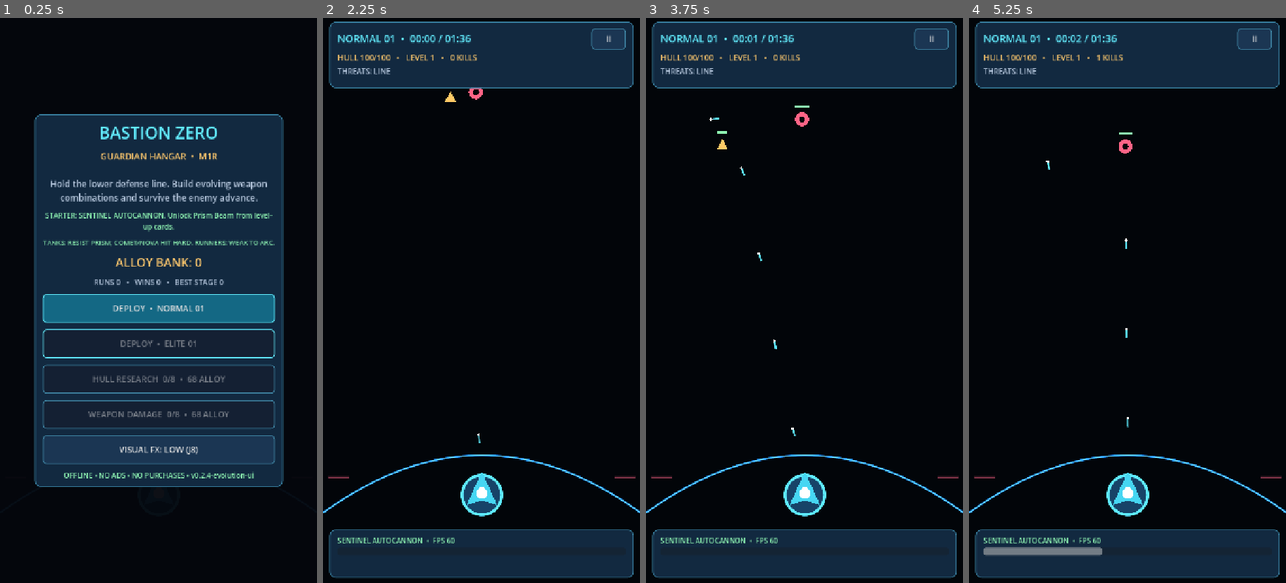
Above: before the commit, frames 1-4 (left to right).
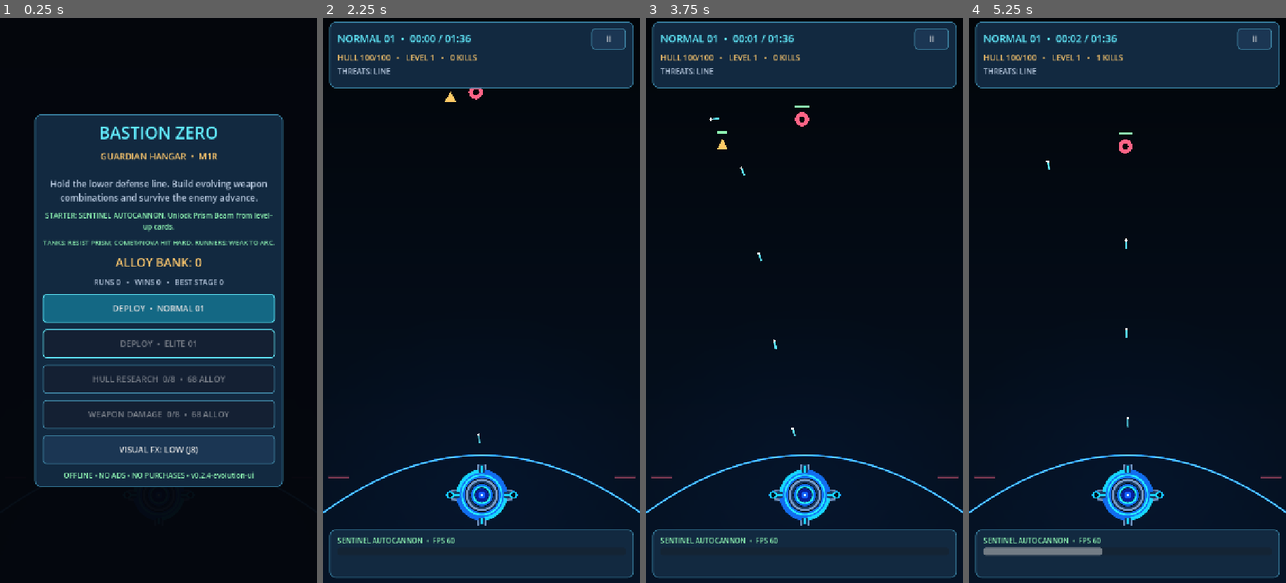
Above: after the commit, the same moments.

Repository: dante-souza/bastion_zero
Game: Godot game, scene res://scenes/main.tscn
Same seed, same stepped clock (60 frames per second), same inputs: the game is played once before the commit and once after it.
Inputs:
- Up to frame 1 (0.25 s): no input
- Up to frame 2 (2.25 s): click "DEPLOY • NORMAL 01" at 0.5 s; click "II" at 1.25 s; click "RESUME" at 2 s
- Up to frame 3 (3.75 s): click "II" at 2.75 s; click "RESUME" at 3.5 s
- Up to frame 4 (5.25 s): click "II" at 4.25 s; click "RESUME" at 5 s

The runs differ from the first frame. In frame 2, 20% of the frame differs, in the area x 0-100%, y 66-100%; in frame 3, 20%; in frame 4, 20%.

Commit message:
feat(visual): draw four-module Guardian and smooth arena aura (B.1)

Diff:
--- a/scripts/arena.gd
+++ b/scripts/arena.gd
@@ -669,13 +669,7 @@
 
 func _draw() -> void:
     ArenaBackground.draw_to(self, low_fx, _visual_clock)
-    draw_circle(G, 48.0, VisualProfile.GUARDIAN_HULL)
-    draw_arc(G, 45.0, 0, TAU, 36, CYAN, 5.0, true)
-    draw_colored_polygon(PackedVector2Array([
-        G + Vector2(0, -54), G + Vector2(35, 24),
-        G + Vector2(0, 12), G + Vector2(-35, 24)
-    ]), VisualProfile.GUARDIAN_CORE)
-    draw_circle(G + Vector2(0, -4), 13.0, Color.WHITE)
+    GuardianRenderer.draw_to(self, G, low_fx, _visual_clock)
     for enemy in enemies:
         var at: Vector2 = enemy["pos"]
         var radius: float = enemy["radius"]
--- a/scripts/arena_background.gd
+++ b/scripts/arena_background.gd
@@ -1,11 +1,14 @@
 class_name ArenaBackground
 extends RefCounted
 
-## Phase A — cheap, deterministic background geometry. Nothing here controls
-## collisions, enemy spawning, guardian position, or progression.
+## Phase A horizon + Phase B.1 smoother near-black-to-navy gradient and
+## Guardian-centered radial falloff. Pure presentation; no gameplay rules.
 const SEGMENTS := 48
 const CREST_Y := 990.0
 const EDGE_Y := 1120.0
+const RADIAL_SECTORS := 32
+const AURA_CENTER := Vector2(360.0, 1050.0)
+const AURA_RADIUS := Vector2(440.0, 400.0)
 
 ## Sparse, fixed-position details for full-FX only. Kept away from the HUD.
 const SPECKS := [
@@ -27,7 +30,34 @@
     return path
 
 static func draw_to(canvas: CanvasItem, reduced_fx: bool, visual_time: float) -> void:
-    canvas.draw_rect(Rect2(Vector2.ZERO, GameCatalog.WORLD_SIZE), VisualProfile.BACKDROP, true)
+    # Four-vertex interpolated colors: one smooth vertical gradient, not bands.
+    var w: float = GameCatalog.WORLD_SIZE.x
+    var h: float = GameCatalog.WORLD_SIZE.y
+    canvas.draw_polygon(
+        PackedVector2Array([Vector2(0, 0), Vector2(w, 0), Vector2(w, h), Vector2(0, h)]),
+        PackedColorArray([
+            VisualProfile.BACKDROP, VisualProfile.BACKDROP,
+            VisualProfile.BACKDROP_BOTTOM, VisualProfile.BACKDROP_BOTTOM
+        ])
+    )
+
+    # Small vertex-colored fan makes a smoothly fading blue aura behind the
+    # Guardian. At J8 low-FX, 20 triangles; full-FX uses 32. No shader/bloom.
+    var sectors: int = 20 if reduced_fx else RADIAL_SECTORS
+    var tint: Color = VisualProfile.GUARDIAN_AURA
+    if reduced_fx:
+        tint.a *= 0.60
+    var edge_tint := Color(tint.r, tint.g, tint.b, 0.0)
+    for i in range(sectors):
+        var a0: float = TAU * float(i) / float(sectors)
+        var a1: float = TAU * float(i + 1) / float(sectors)
+        var p0 := AURA_CENTER + Vector2(cos(a0) * AURA_RADIUS.x, sin(a0) * AURA_RADIUS.y)
+        var p1 := AURA_CENTER + Vector2(cos(a1) * AURA_RADIUS.x, sin(a1) * AURA_RADIUS.y)
+        canvas.draw_polygon(
+            PackedVector2Array([AURA_CENTER, p0, p1]),
+            PackedColorArray([tint, edge_tint, edge_tint])
+        )
+
     if not reduced_fx:
         for speck in SPECKS:
             canvas.draw_circle(speck, 1.25, VisualProfile.BACKGROUND_SPECK)
--- /dev/null
+++ b/scripts/guardian_renderer.gd
@@ -0,0 +1,88 @@
+class_name GuardianRenderer
+extends RefCounted
+
+## Visual Phase B.1: original procedural approximation of the selected
+## four-cardinal-module / circular eye Guardian. Pure drawing, no game rules.
+## All coordinates are logical canvas units, centered at GameCatalog.GUARDIAN.
+## Static orientation is intentional; Phase B.2 will link actual muzzle/aim vectors.
+const OUTER_RADIUS := 54.0
+const MODULE_TIP_RADIUS := 72.0
+const CORE_RADIUS := 15.0
+const RING_SEGMENTS := 4
+const MODULE_DIRECTIONS: Array[Vector2] = [
+    Vector2.UP, Vector2.RIGHT, Vector2.DOWN, Vector2.LEFT
+]
+
+static func draw_to(canvas: CanvasItem, center: Vector2, low_fx: bool, visual_time: float) -> void:
+    var metal := VisualProfile.GUARDIAN_METAL
+    var navy := VisualProfile.GUARDIAN_SHADOW
+    var cyan := VisualProfile.GUARDIAN_CORE
+    var royal := VisualProfile.GUARDIAN_RING_BLUE
+
+    # B.1: subtle active-reactor breathing, independent of simulation and hit logic.
+    var pulse: float = 0.5 + 0.5 * sin(visual_time * 1.7)
+    if not low_fx:
+        canvas.draw_circle(center, 59.0, Color(0.06, 0.47, 0.90, 0.11 + pulse * 0.025))
+        canvas.draw_arc(center, 59.0, 0.0, TAU, 48, Color(0.07, 0.68, 1.0, 0.19), 3.0, true)
+
+    # Pod housings sit behind the circular armor. Left/right are future
+    # physical Sentinel gun mounts; they do NOT relocate B.1 projectiles.
+    for direction in MODULE_DIRECTIONS:
+        _draw_module(canvas, center, direction, low_fx)
+
+    # One bold cyan armor ring, four split blue panels and a dark inset.
+    canvas.draw_circle(center, 49.0, navy)
+    canvas.draw_arc(center, 45.0, 0.0, TAU, 48, royal, 11.0, true)
+    canvas.draw_arc(center, 45.0, 0.0, TAU, 48, cyan, 3.0, true)
+    for i in range(RING_SEGMENTS):
+        var from_angle: float = TAU * float(i) / float(RING_SEGMENTS) + 0.14
+        var to_angle: float = TAU * float(i + 1) / float(RING_SEGMENTS) - 0.14
+        canvas.draw_arc(center, OUTER_RADIUS, from_angle, to_angle, 12,
+            VisualProfile.GUARDIAN_RING_LIGHT if i % 2 == 0 else royal, 6.5, true)
+
+    canvas.draw_circle(center, 35.0, metal)
+    canvas.draw_arc(center, 34.0, 0.0, TAU, 40, VisualProfile.GUARDIAN_STEEL, 4.0, true)
+    canvas.draw_circle(center, 27.0, navy)
+    canvas.draw_arc(center, 23.0, 0.0, TAU, 40, royal, 3.0, true)
+    canvas.draw_circle(center, CORE_RADIUS + 4.0, Color("#030d28"))
+    canvas.draw_arc(center, CORE_RADIUS + 4.0, 0.0, TAU, 32, cyan, 3.0, true)
+    canvas.draw_circle(center, CORE_RADIUS, VisualProfile.GUARDIAN_LENS)
+    canvas.draw_circle(center, 8.5, VisualProfile.GUARDIAN_LENS_INNER)
+    canvas.draw_circle(center, 3.0 + pulse * (0.8 if not low_fx else 0.2),
+        VisualProfile.GUARDIAN_EYE)
+    if not low_fx:
+        canvas.draw_circle(center + Vector2(-4.7, -5.1), 3.4, Color(0.76, 0.96, 1.0, 0.33))
+        canvas.draw_circle(center + Vector2(3.0, 8.0), 1.5, Color(0.3, 0.78, 1.0, 0.50))
+
+
+static func module_point(center: Vector2, direction: Vector2) -> Vector2:
+    return center + direction * MODULE_TIP_RADIUS
+
+
+static func _draw_module(canvas: CanvasItem, center: Vector2, direction: Vector2, low_fx: bool) -> void:
+    var across := Vector2(-direction.y, direction.x)
+    var root: Vector2 = center + direction * 43.0
+    var end: Vector2 = center + direction * 68.0
+    var half_width: float = 12.0 if absf(direction.x) > 0.5 else 10.0
+    var plate := PackedVector2Array([
+        root - across * (half_width + 3.0),
+        root + across * (half_width + 3.0),
+        end + across * half_width,
+        end - across * half_width
+    ])
+    canvas.draw_colored_polygon(plate, VisualProfile.GUARDIAN_METAL)
+    canvas.draw_line(root - across * half_width, end - across * (half_width - 2.0),
+        VisualProfile.GUARDIAN_STEEL, 2.0, true)
+    canvas.draw_line(root + across * half_width, end + across * (half_width - 2.0),
+        VisualProfile.GUARDIAN_STEEL, 2.0, true)
+    canvas.draw_line(root + direction * 6.0, end - direction * 3.0,
+        VisualProfile.GUARDIAN_RING_LIGHT, 4.0, true)
+    if absf(direction.x) > 0.5:
+        # Hollow outlet reads as a mechanical gun-port on either side.
+        var port: Vector2 = module_point(center, direction)
+        canvas.draw_circle(port, 9.0, VisualProfile.GUARDIAN_RING_BLUE)
+        canvas.draw_circle(port, 5.5, VisualProfile.GUARDIAN_SHADOW)
+        canvas.draw_arc(port, 7.0, 0.0, TAU, 20, VisualProfile.GUARDIAN_RING_LIGHT, 2.0, true)
+    elif not low_fx:
+        canvas.draw_line(end - across * 8.0, end + across * 8.0,
+            VisualProfile.GUARDIAN_RING_BLUE, 3.0, true)
--- a/scripts/visual_profile.gd
+++ b/scripts/visual_profile.gd
@@ -3,7 +3,7 @@
 
 ## Original arcade palette, based on broad aesthetic observations of
 ## user-provided reference video. No third-party game assets are used.
-## Phase A updates only world backdrop/horizon; other silhouettes remain M1R.
+## Phase B.1 adds the Guardian palette and a restrained, smoothly shaded arena.
 const BACKDROP := Color("#020509")
 const HORIZON_BLUE := Color("#168BFF")
 const HORIZON_CORE := Color("#67D8FF")
@@ -11,8 +11,19 @@
 const HORIZON_HALO_INNER := Color(0.12, 0.70, 1.0, 0.17)
 const BACKGROUND_SPECK := Color(0.24, 0.43, 0.60, 0.17)
 const BREACH := Color("#ff6486")
+const BACKDROP_MID := Color("#030a16")
+const BACKDROP_BOTTOM := Color("#061325")
+const GUARDIAN_AURA := Color(0.04, 0.25, 0.60, 0.16)
 const GUARDIAN_HULL := Color("#174368")
-const GUARDIAN_CORE := Color("#46d6f2")
+const GUARDIAN_CORE := Color("#24EAFF")
+const GUARDIAN_RING_LIGHT := Color("#17D7FF")
+const GUARDIAN_RING_BLUE := Color("#126DEF")
+const GUARDIAN_STEEL := Color("#789BC8")
+const GUARDIAN_METAL := Color("#18365C")
+const GUARDIAN_SHADOW := Color("#030D1D")
+const GUARDIAN_LENS := Color("#071F9B")
+const GUARDIAN_LENS_INNER := Color("#135FFC")
+const GUARDIAN_EYE := Color("#DAFFFF")
 const TARGET_LOCK := Color("#ffca66")
 const RUNNER := Color("#ffca66")
 const TANK := Color("#7894ff")
--- a/tests/test_smoke.gd
+++ b/tests/test_smoke.gd
@@ -29,6 +29,13 @@
         _expect(is_equal_approx(left.y, right.y) and center.y < left.y, "horizon has symmetric upward crest")
         _expect(center.y < GameCatalog.BREACH_Y and left.y > GameCatalog.BREACH_Y, "horizon frames the defended zone without moving breach logic")
     _expect(ArenaBackground.horizon_y(-400.0) == ArenaBackground.horizon_y(0.0), "horizon clamps outside left edge")
+    _expect(ArenaBackground.RADIAL_SECTORS == 32 and ArenaBackground.AURA_RADIUS.x > 400.0, "Phase B.1 uses smooth, bounded backdrop halo")
+    _expect(ArenaBackground.AURA_CENTER.y < GameCatalog.GUARDIAN.y, "aura sits behind upper Guardian silhouette")
+    _expect(GuardianRenderer.MODULE_DIRECTIONS.size() == 4 and GuardianRenderer.RING_SEGMENTS == 4, "four cardinal Guardian modules")
+    _expect(GuardianRenderer.MODULE_TIP_RADIUS < 75.0 and GuardianRenderer.CORE_RADIUS > 12.0, "Guardian keeps J8-safe footprint and visible core")
+    _expect(GuardianRenderer.module_point(GameCatalog.GUARDIAN, Vector2.UP).y < GameCatalog.GUARDIAN.y, "top module geometry is world-aligned")
+    _expect(GuardianRenderer.module_point(GameCatalog.GUARDIAN, Vector2.RIGHT).x > GameCatalog.GUARDIAN.x, "side pod geometry is world-aligned")
+    _expect(VisualProfile.GUARDIAN_RING_BLUE != VisualProfile.GUARDIAN_CORE, "Guardian armor and core are distinguishable")
     _expect(GameCatalog.next_level_xp(2) > GameCatalog.next_level_xp(1), "progressive XP")
     _expect(GameCatalog.meta_cost("hull", 0) == 68, "initial research price")
     _expect(GameCatalog.meta_cost("damage", 8) == -1, "research is capped")
